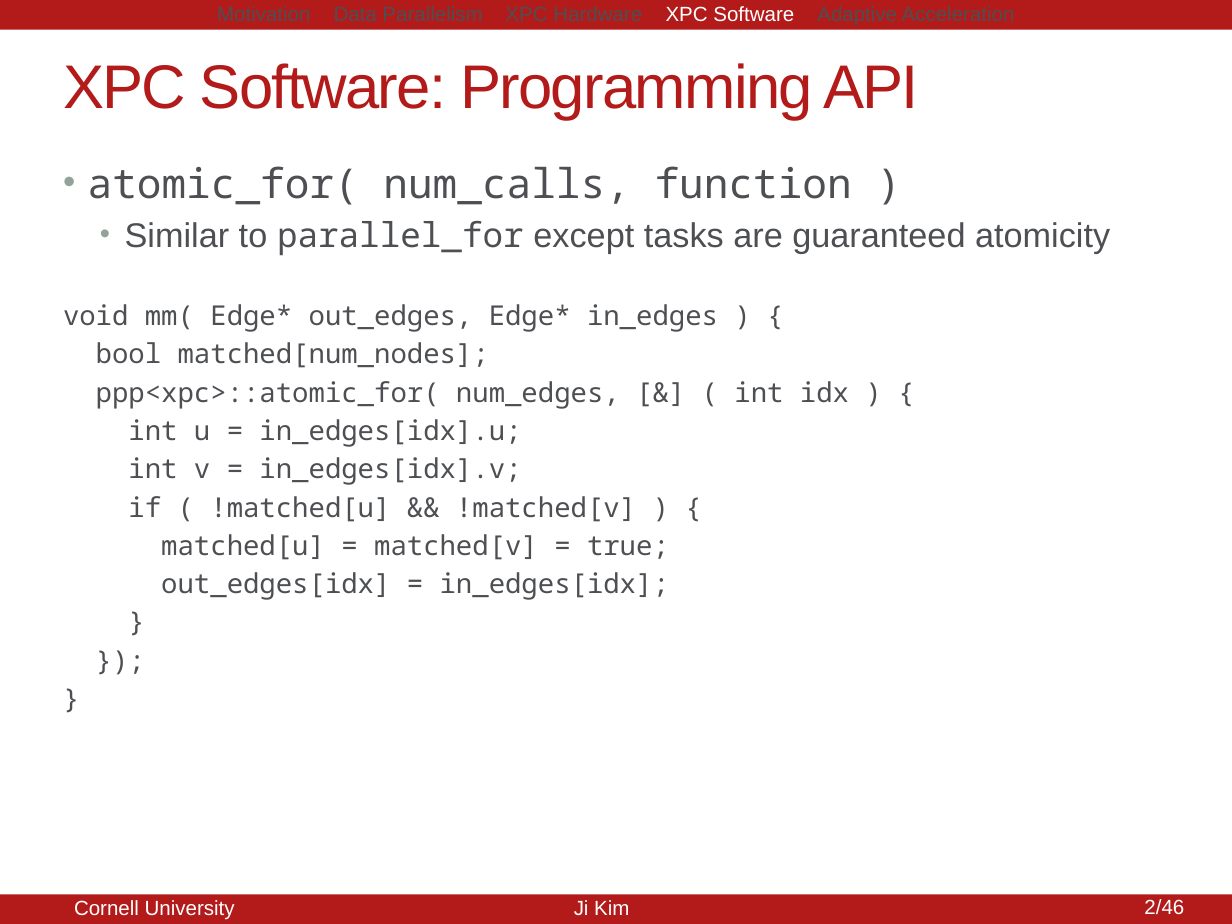
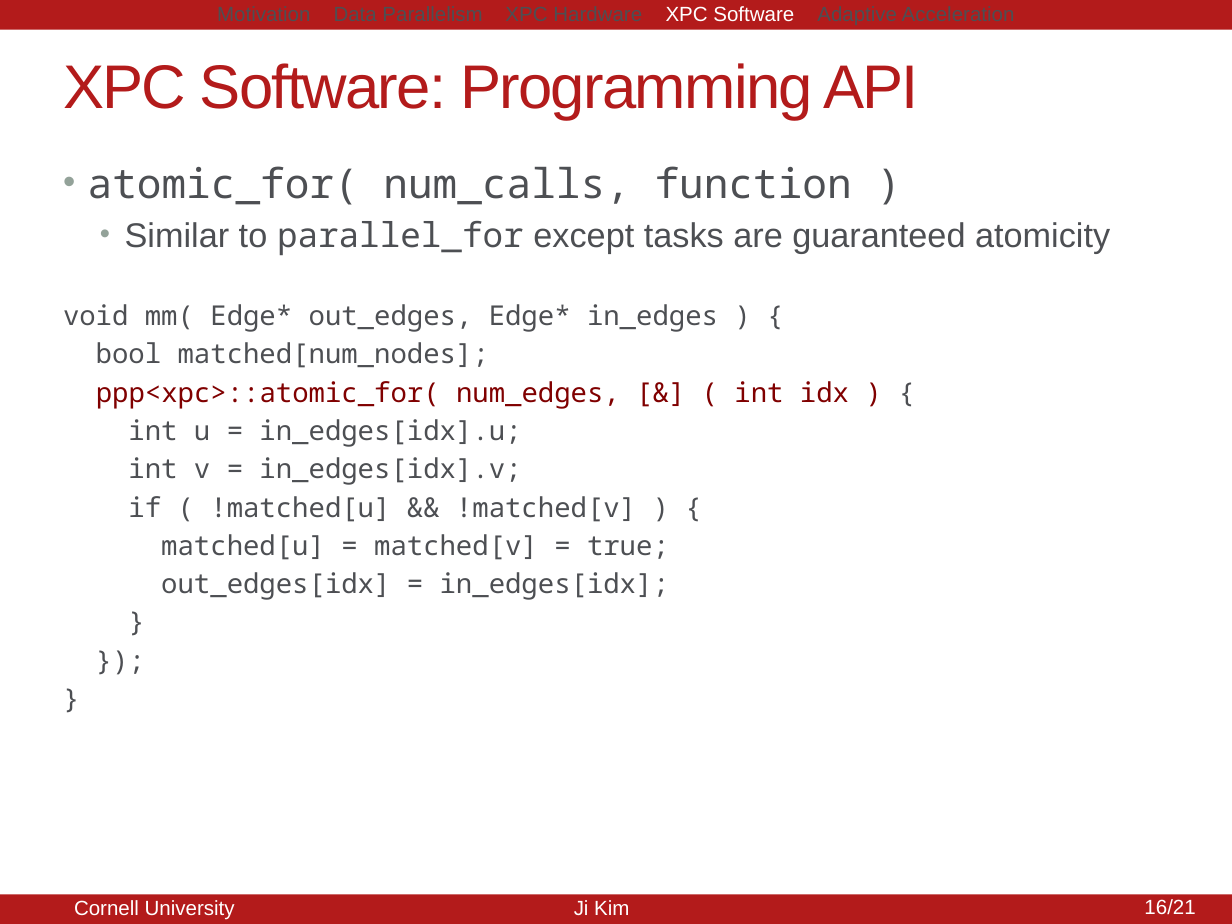
Before and after one commit to jyk46/presentation-brg-xpc, a slide deck: slide 16 of xpc-mtg-091914.pptx (slide 15 before the commit). Drawn at 1232x924 pixels with LibreOffice and Linux fonts; fonts in the diff are those of the drawing. Boxes give left, top, right and bottom in pixels: in the first picture for what was removed or moved away, otherwise in the second. Text is boxed around its words. In the diff, an @@ line names an element or a change of style, - is before the commit and + after.

```diff
--- a/xpc-mtg-091914.pptx
+++ b/xpc-mtg-091914.pptx
@@ text at box(96, 381, 849, 409): text colour #4D4F53 to #800000 in "ppp<xpc>::atomic_for( num_edges, [&] ( int idx )" @@
@@ text at box(1144, 899, 1195, 915): text changed @@
-2/46
+16/21
@@ page number at box(1139, 900, 1190, 915): text changed @@
-15/20
+16/21
```
Also in this commit, not shown: 19 other slides changed, 1 slide added.
